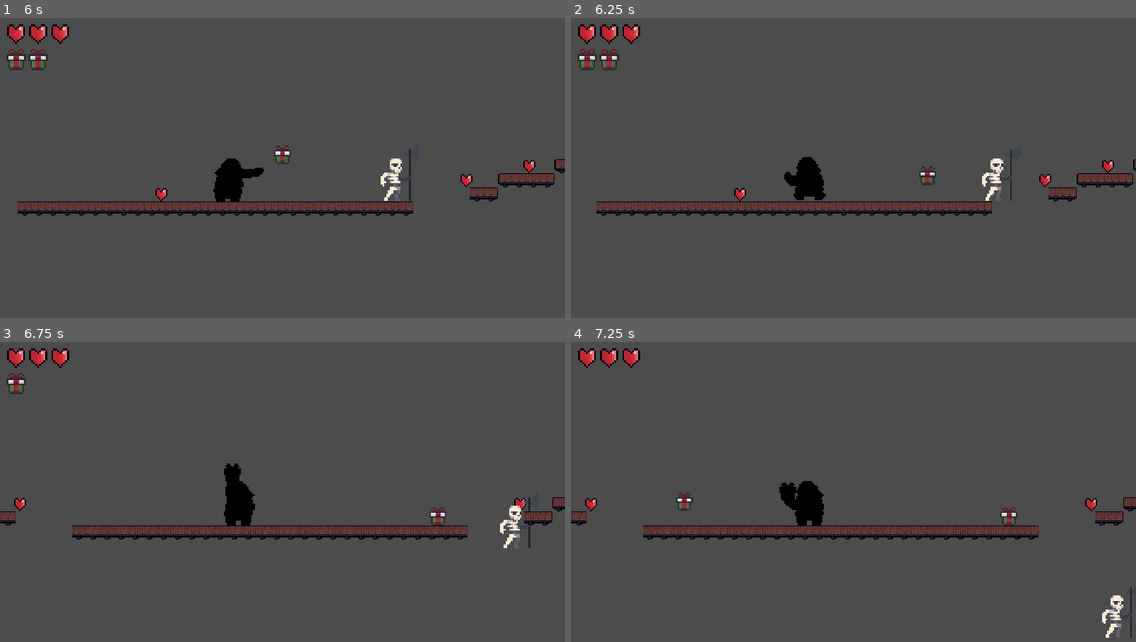
Above: before the commit, frames 1-4 (two rows, left to right).
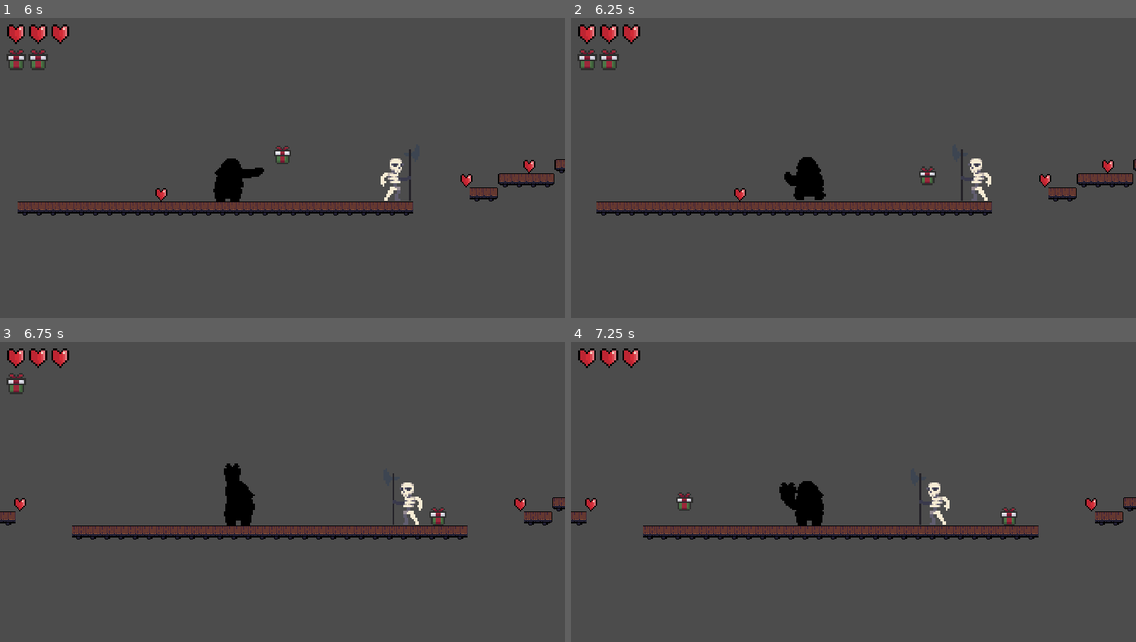
Above: after the commit, the same moments.

Repository: RedShadowFM10/Santa-Figther
Game: Godot game, scene res://Escenas/Main.tscn
Same seed, same stepped clock (60 frames per second), same inputs: the game is played once before the commit and once after it.
Inputs:
- Up to frame 1 (6 s): tap Enter (Enter) at 0.5, 2.85 s; hold N (N) 0.53-1.28 s; hold D (Derecha) 0.53-2.03 s; tap W (Arriba) at 0.77, 1.52, 3.02, 3.77, 4.52 s; tap V (V) at 0.8, 1.35, 2.3, 3.8 s; tap N (N) at 1.55, 3.05, 4.55, 5.85 s; hold A (Izquierda) 2.03-2.78 s; hold B (B) 2.03-2.78 s; hold D (Derecha) 2.78-4.28 s; hold N (N) 3.53-4.28 s; hold A (Izquierda) 4.28-5.03 s; tap Space (Space) at 4.35 s; hold D (Derecha) 5.03-5.78 s; hold V (V) 5.03-5.78 s; hold A (Izquierda) from 5.78 s (still down)
- Up to frame 2 (6.25 s): keep holding A (Izquierda); tap W (Arriba) at 6.02 s
- Up to frame 3 (6.75 s): keep holding A (Izquierda); hold V (V) from 6.53 s (still down)
- Up to frame 4 (7.25 s): keep holding A (Izquierda); keep holding V (V); tap W (Arriba) at 6.77 s

Frame 1 is identical in both runs. In frame 2, 0.6% of the frame differs, in the area x 69-78%, y 43-61%; in frame 3, 0.6%; in frame 4, 0.6%, in the area x 61-100%, y 43-99%.

Commit message:
Skeleton v3 deteccion de precipicios

Diff:
--- a/Bodies/Santa.tscn
+++ b/Bodies/Santa.tscn
@@ -23,23 +23,23 @@
 [ext_resource path="res://Sprites/Santa Claus/Gift 02/04.png" type="Texture" id=21]
 [ext_resource path="res://Sprites/Santa Claus/Gift 02/05.png" type="Texture" id=22]
 [ext_resource path="res://Sprites/Santa Claus/Gift 02/06.png" type="Texture" id=23]
-[ext_resource path="res://Sprites/Santa Claus/Super Attack/01.png" type="Texture" id=24]
-[ext_resource path="res://Sprites/Santa Claus/Super Attack/02.png" type="Texture" id=25]
-[ext_resource path="res://Sprites/Santa Claus/Super Attack/03.png" type="Texture" id=26]
-[ext_resource path="res://Sprites/Santa Claus/Super Attack/04.png" type="Texture" id=27]
-[ext_resource path="res://Sprites/Santa Claus/Super Attack/05.png" type="Texture" id=28]
-[ext_resource path="res://Sprites/Santa Claus/Super Attack/06.png" type="Texture" id=29]
-[ext_resource path="res://Sprites/Santa Claus/Super Attack/07.png" type="Texture" id=30]
-[ext_resource path="res://Sprites/Santa Claus/Super Attack/08.png" type="Texture" id=31]
-[ext_resource path="res://Sprites/Santa Claus/Kick/01.png" type="Texture" id=32]
-[ext_resource path="res://Sprites/Santa Claus/Kick/02.png" type="Texture" id=33]
-[ext_resource path="res://Sprites/Santa Claus/Kick/03.png" type="Texture" id=34]
-[ext_resource path="res://Sprites/Santa Claus/Kick/04.png" type="Texture" id=35]
-[ext_resource path="res://Sprites/Santa Claus/Kick/05.png" type="Texture" id=36]
-[ext_resource path="res://Sprites/Santa Claus/Kick/06.png" type="Texture" id=37]
-[ext_resource path="res://Sprites/Santa Claus/Kick/07.png" type="Texture" id=38]
-[ext_resource path="res://Sprites/Santa Claus/Kick/08.png" type="Texture" id=39]
-[ext_resource path="res://Sprites/Santa Claus/Kick/09.png" type="Texture" id=40]
+[ext_resource path="res://Sprites/Santa Claus/Kick/01.png" type="Texture" id=24]
+[ext_resource path="res://Sprites/Santa Claus/Kick/02.png" type="Texture" id=25]
+[ext_resource path="res://Sprites/Santa Claus/Kick/03.png" type="Texture" id=26]
+[ext_resource path="res://Sprites/Santa Claus/Kick/04.png" type="Texture" id=27]
+[ext_resource path="res://Sprites/Santa Claus/Kick/05.png" type="Texture" id=28]
+[ext_resource path="res://Sprites/Santa Claus/Kick/06.png" type="Texture" id=29]
+[ext_resource path="res://Sprites/Santa Claus/Kick/07.png" type="Texture" id=30]
+[ext_resource path="res://Sprites/Santa Claus/Kick/08.png" type="Texture" id=31]
+[ext_resource path="res://Sprites/Santa Claus/Kick/09.png" type="Texture" id=32]
+[ext_resource path="res://Sprites/Santa Claus/Super Attack/01.png" type="Texture" id=33]
+[ext_resource path="res://Sprites/Santa Claus/Super Attack/02.png" type="Texture" id=34]
+[ext_resource path="res://Sprites/Santa Claus/Super Attack/03.png" type="Texture" id=35]
+[ext_resource path="res://Sprites/Santa Claus/Super Attack/04.png" type="Texture" id=36]
+[ext_resource path="res://Sprites/Santa Claus/Super Attack/05.png" type="Texture" id=37]
+[ext_resource path="res://Sprites/Santa Claus/Super Attack/06.png" type="Texture" id=38]
+[ext_resource path="res://Sprites/Santa Claus/Super Attack/07.png" type="Texture" id=39]
+[ext_resource path="res://Sprites/Santa Claus/Super Attack/08.png" type="Texture" id=40]
 [ext_resource path="res://Sprites/Santa Claus/Gift 03/01.png" type="Texture" id=41]
 [ext_resource path="res://Sprites/Santa Claus/Gift 03/02.png" type="Texture" id=42]
 [ext_resource path="res://Sprites/Santa Claus/Gift 03/03.png" type="Texture" id=43]
@@ -50,18 +50,18 @@
 [ext_resource path="res://Sprites/Santa Claus/Punch 01/03.png" type="Texture" id=48]
 [ext_resource path="res://Sprites/Santa Claus/Punch 01/04.png" type="Texture" id=49]
 [ext_resource path="res://Sprites/Santa Claus/Punch 01/05.png" type="Texture" id=50]
-[ext_resource path="res://Sprites/Santa Claus/Punch 02/01.png" type="Texture" id=51]
-[ext_resource path="res://Sprites/Santa Claus/Punch 02/02.png" type="Texture" id=52]
-[ext_resource path="res://Sprites/Santa Claus/Punch 02/03.png" type="Texture" id=53]
-[ext_resource path="res://Sprites/Santa Claus/Punch 02/04.png" type="Texture" id=54]
-[ext_resource path="res://Sprites/Santa Claus/Punch 02/05.png" type="Texture" id=55]
-[ext_resource path="res://Sprites/Santa Claus/Jump/02.png" type="Texture" id=56]
-[ext_resource path="res://Sprites/Santa Claus/Jump/03.png" type="Texture" id=57]
-[ext_resource path="res://Sprites/Santa Claus/Dead/01.png" type="Texture" id=58]
-[ext_resource path="res://Sprites/Santa Claus/Dead/02.png" type="Texture" id=59]
-[ext_resource path="res://Sprites/Santa Claus/Dead/03.png" type="Texture" id=60]
-[ext_resource path="res://Sprites/Santa Claus/Dead/04.png" type="Texture" id=61]
-[ext_resource path="res://Sprites/Santa Claus/Dead/05.png" type="Texture" id=62]
+[ext_resource path="res://Sprites/Santa Claus/Jump/03.png" type="Texture" id=51]
+[ext_resource path="res://Sprites/Santa Claus/Jump/02.png" type="Texture" id=52]
+[ext_resource path="res://Sprites/Santa Claus/Dead/01.png" type="Texture" id=53]
+[ext_resource path="res://Sprites/Santa Claus/Dead/02.png" type="Texture" id=54]
+[ext_resource path="res://Sprites/Santa Claus/Dead/03.png" type="Texture" id=55]
+[ext_resource path="res://Sprites/Santa Claus/Dead/04.png" type="Texture" id=56]
+[ext_resource path="res://Sprites/Santa Claus/Dead/05.png" type="Texture" id=57]
+[ext_resource path="res://Sprites/Santa Claus/Punch 02/01.png" type="Texture" id=58]
+[ext_resource path="res://Sprites/Santa Claus/Punch 02/02.png" type="Texture" id=59]
+[ext_resource path="res://Sprites/Santa Claus/Punch 02/03.png" type="Texture" id=60]
+[ext_resource path="res://Sprites/Santa Claus/Punch 02/04.png" type="Texture" id=61]
+[ext_resource path="res://Sprites/Santa Claus/Punch 02/05.png" type="Texture" id=62]
 
 [sub_resource type="SpriteFrames" id=1]
 animations = [ {
@@ -80,16 +80,16 @@
 "name": "Gift 01",
 "speed": 8.0
 }, {
-"frames": [ ExtResource( 24 ), ExtResource( 25 ), ExtResource( 26 ), ExtResource( 27 ), ExtResource( 28 ), ExtResource( 29 ), ExtResource( 30 ), ExtResource( 31 ) ],
+"frames": [ ExtResource( 24 ), ExtResource( 25 ), ExtResource( 26 ), ExtResource( 27 ), ExtResource( 28 ), ExtResource( 29 ), ExtResource( 30 ), ExtResource( 31 ), ExtResource( 32 ) ],
+"loop": false,
+"name": "Kick",
+"speed": 13.0
+}, {
+"frames": [ ExtResource( 33 ), ExtResource( 34 ), ExtResource( 35 ), ExtResource( 36 ), ExtResource( 37 ), ExtResource( 38 ), ExtResource( 39 ), ExtResource( 40 ) ],
 "loop": false,
 "name": "Super Attack",
 "speed": 9.0
 }, {
-"frames": [ ExtResource( 32 ), ExtResource( 33 ), ExtResource( 34 ), ExtResource( 35 ), ExtResource( 36 ), ExtResource( 37 ), ExtResource( 38 ), ExtResource( 39 ), ExtResource( 40 ) ],
-"loop": false,
-"name": "Kick",
-"speed": 13.0
-}, {
 "frames": [ ExtResource( 41 ), ExtResource( 42 ), ExtResource( 43 ), ExtResource( 44 ), ExtResource( 45 ) ],
 "loop": false,
 "name": "Gift 02",
@@ -100,25 +100,25 @@
 "name": "Punch 01",
 "speed": 16.0
 }, {
-"frames": [ ExtResource( 51 ), ExtResource( 52 ), ExtResource( 53 ), ExtResource( 54 ), ExtResource( 55 ) ],
+"frames": [ ExtResource( 51 ) ],
+"loop": false,
+"name": "Jump 01",
+"speed": 1.0
+}, {
+"frames": [ ExtResource( 52 ), ExtResource( 51 ) ],
+"loop": false,
+"name": "Jump 02",
+"speed": 3.0
+}, {
+"frames": [ ExtResource( 53 ), ExtResource( 54 ), ExtResource( 55 ), ExtResource( 56 ), ExtResource( 57 ) ],
+"loop": false,
+"name": "Dead",
+"speed": 7.0
+}, {
+"frames": [ ExtResource( 58 ), ExtResource( 59 ), ExtResource( 60 ), ExtResource( 61 ), ExtResource( 62 ) ],
 "loop": false,
 "name": "Punch 02",
 "speed": 16.0
-}, {
-"frames": [ ExtResource( 56 ), ExtResource( 57 ) ],
-"loop": false,
-"name": "Jump 02",
-"speed": 3.0
-}, {
-"frames": [ ExtResource( 58 ), ExtResource( 59 ), ExtResource( 60 ), ExtResource( 61 ), ExtResource( 62 ) ],
-"loop": false,
-"name": "Dead",
-"speed": 7.0
-}, {
-"frames": [ ExtResource( 57 ) ],
-"loop": false,
-"name": "Jump 01",
-"speed": 1.0
 } ]
 
 [sub_resource type="RectangleShape2D" id=2]
@@ -145,8 +145,10 @@
 [node name="Santa" type="KinematicBody2D" groups=[
 "Player",
 ]]
+editor/display_folded = true
 z_index = 4
 z_as_relative = false
+collision_layer = 2
 collision_mask = 0
 script = ExtResource( 1 )
 Sprite_Vidas = ExtResource( 2 )
--- a/Bodies/Skeleton.tscn
+++ b/Bodies/Skeleton.tscn
@@ -14,62 +14,62 @@
 [ext_resource path="res://Sprites/Skeleton/Move/11.png" type="Texture" id=12]
 [ext_resource path="res://Sprites/Skeleton/Move/12.png" type="Texture" id=13]
 [ext_resource path="res://Sprites/Skeleton/Move/13.png" type="Texture" id=14]
-[ext_resource path="res://Sprites/Skeleton/Attack/01.png" type="Texture" id=15]
-[ext_resource path="res://Sprites/Skeleton/Attack/02.png" type="Texture" id=16]
-[ext_resource path="res://Sprites/Skeleton/Attack/03.png" type="Texture" id=17]
-[ext_resource path="res://Sprites/Skeleton/Attack/04.png" type="Texture" id=18]
-[ext_resource path="res://Sprites/Skeleton/Attack/05.png" type="Texture" id=19]
-[ext_resource path="res://Sprites/Skeleton/Attack/06.png" type="Texture" id=20]
-[ext_resource path="res://Sprites/Skeleton/Attack/07.png" type="Texture" id=21]
-[ext_resource path="res://Sprites/Skeleton/Attack/08.png" type="Texture" id=22]
-[ext_resource path="res://Sprites/Skeleton/Attack/09.png" type="Texture" id=23]
-[ext_resource path="res://Sprites/Skeleton/Attack/10.png" type="Texture" id=24]
-[ext_resource path="res://Sprites/Skeleton/Attack/11.png" type="Texture" id=25]
-[ext_resource path="res://Sprites/Skeleton/Attack/12.png" type="Texture" id=26]
-[ext_resource path="res://Sprites/Skeleton/Attack/13.png" type="Texture" id=27]
-[ext_resource path="res://Sprites/Skeleton/Attack/14.png" type="Texture" id=28]
-[ext_resource path="res://Sprites/Skeleton/Attack/15.png" type="Texture" id=29]
-[ext_resource path="res://Sprites/Skeleton/Attack/16.png" type="Texture" id=30]
-[ext_resource path="res://Sprites/Skeleton/Attack/17.png" type="Texture" id=31]
-[ext_resource path="res://Sprites/Skeleton/Attack/18.png" type="Texture" id=32]
-[ext_resource path="res://Sprites/Skeleton/React/01.png" type="Texture" id=33]
-[ext_resource path="res://Sprites/Skeleton/React/02.png" type="Texture" id=34]
-[ext_resource path="res://Sprites/Skeleton/React/03.png" type="Texture" id=35]
-[ext_resource path="res://Sprites/Skeleton/React/04.png" type="Texture" id=36]
-[ext_resource path="res://Sprites/Skeleton/Hit/01.png" type="Texture" id=37]
-[ext_resource path="res://Sprites/Skeleton/Hit/02.png" type="Texture" id=38]
-[ext_resource path="res://Sprites/Skeleton/Hit/03.png" type="Texture" id=39]
-[ext_resource path="res://Sprites/Skeleton/Hit/04.png" type="Texture" id=40]
-[ext_resource path="res://Sprites/Skeleton/Hit/05.png" type="Texture" id=41]
-[ext_resource path="res://Sprites/Skeleton/Hit/06.png" type="Texture" id=42]
-[ext_resource path="res://Sprites/Skeleton/Hit/07.png" type="Texture" id=43]
-[ext_resource path="res://Sprites/Skeleton/Hit/08.png" type="Texture" id=44]
-[ext_resource path="res://Sprites/Skeleton/Dead/13.png" type="Texture" id=45]
-[ext_resource path="res://Sprites/Skeleton/Dead/12.png" type="Texture" id=46]
-[ext_resource path="res://Sprites/Skeleton/Dead/11.png" type="Texture" id=47]
-[ext_resource path="res://Sprites/Skeleton/Dead/10.png" type="Texture" id=48]
-[ext_resource path="res://Sprites/Skeleton/Dead/09.png" type="Texture" id=49]
-[ext_resource path="res://Sprites/Skeleton/Dead/08.png" type="Texture" id=50]
-[ext_resource path="res://Sprites/Skeleton/Dead/07.png" type="Texture" id=51]
-[ext_resource path="res://Sprites/Skeleton/Dead/06.png" type="Texture" id=52]
-[ext_resource path="res://Sprites/Skeleton/Dead/05.png" type="Texture" id=53]
-[ext_resource path="res://Sprites/Skeleton/Dead/04.png" type="Texture" id=54]
-[ext_resource path="res://Sprites/Skeleton/Dead/03.png" type="Texture" id=55]
-[ext_resource path="res://Sprites/Skeleton/Idle/01.png" type="Texture" id=56]
-[ext_resource path="res://Sprites/Skeleton/Hit Dead/01.png" type="Texture" id=57]
-[ext_resource path="res://Sprites/Skeleton/Hit Dead/02.png" type="Texture" id=58]
-[ext_resource path="res://Sprites/Skeleton/Idle/02.png" type="Texture" id=59]
-[ext_resource path="res://Sprites/Skeleton/Idle/03.png" type="Texture" id=60]
-[ext_resource path="res://Sprites/Skeleton/Idle/04.png" type="Texture" id=61]
-[ext_resource path="res://Sprites/Skeleton/Idle/05.png" type="Texture" id=62]
-[ext_resource path="res://Sprites/Skeleton/Idle/06.png" type="Texture" id=63]
-[ext_resource path="res://Sprites/Skeleton/Idle/07.png" type="Texture" id=64]
-[ext_resource path="res://Sprites/Skeleton/Idle/08.png" type="Texture" id=65]
-[ext_resource path="res://Sprites/Skeleton/Idle/09.png" type="Texture" id=66]
-[ext_resource path="res://Sprites/Skeleton/Idle/10.png" type="Texture" id=67]
-[ext_resource path="res://Sprites/Skeleton/Idle/11.png" type="Texture" id=68]
-[ext_resource path="res://Sprites/Skeleton/Dead/01.png" type="Texture" id=69]
-[ext_resource path="res://Sprites/Skeleton/Dead/02.png" type="Texture" id=70]
+[ext_resource path="res://Sprites/Skeleton/Idle/01.png" type="Texture" id=15]
+[ext_resource path="res://Sprites/Skeleton/Idle/02.png" type="Texture" id=16]
+[ext_resource path="res://Sprites/Skeleton/Idle/03.png" type="Texture" id=17]
+[ext_resource path="res://Sprites/Skeleton/Idle/04.png" type="Texture" id=18]
+[ext_resource path="res://Sprites/Skeleton/Idle/05.png" type="Texture" id=19]
+[ext_resource path="res://Sprites/Skeleton/Idle/06.png" type="Texture" id=20]
+[ext_resource path="res://Sprites/Skeleton/Idle/07.png" type="Texture" id=21]
+[ext_resource path="res://Sprites/Skeleton/Idle/08.png" type="Texture" id=22]
+[ext_resource path="res://Sprites/Skeleton/Idle/09.png" type="Texture" id=23]
+[ext_resource path="res://Sprites/Skeleton/Idle/10.png" type="Texture" id=24]
+[ext_resource path="res://Sprites/Skeleton/Idle/11.png" type="Texture" id=25]
+[ext_resource path="res://Sprites/Skeleton/Attack/01.png" type="Texture" id=26]
+[ext_resource path="res://Sprites/Skeleton/Attack/02.png" type="Texture" id=27]
+[ext_resource path="res://Sprites/Skeleton/Attack/03.png" type="Texture" id=28]
+[ext_resource path="res://Sprites/Skeleton/Attack/04.png" type="Texture" id=29]
+[ext_resource path="res://Sprites/Skeleton/Attack/05.png" type="Texture" id=30]
+[ext_resource path="res://Sprites/Skeleton/Attack/06.png" type="Texture" id=31]
+[ext_resource path="res://Sprites/Skeleton/Attack/07.png" type="Texture" id=32]
+[ext_resource path="res://Sprites/Skeleton/Attack/08.png" type="Texture" id=33]
+[ext_resource path="res://Sprites/Skeleton/Attack/09.png" type="Texture" id=34]
+[ext_resource path="res://Sprites/Skeleton/Attack/10.png" type="Texture" id=35]
+[ext_resource path="res://Sprites/Skeleton/Attack/11.png" type="Texture" id=36]
+[ext_resource path="res://Sprites/Skeleton/Attack/12.png" type="Texture" id=37]
+[ext_resource path="res://Sprites/Skeleton/Attack/13.png" type="Texture" id=38]
+[ext_resource path="res://Sprites/Skeleton/Attack/14.png" type="Texture" id=39]
+[ext_resource path="res://Sprites/Skeleton/Attack/15.png" type="Texture" id=40]
+[ext_resource path="res://Sprites/Skeleton/Attack/16.png" type="Texture" id=41]
+[ext_resource path="res://Sprites/Skeleton/Attack/17.png" type="Texture" id=42]
+[ext_resource path="res://Sprites/Skeleton/Attack/18.png" type="Texture" id=43]
+[ext_resource path="res://Sprites/Skeleton/Dead/01.png" type="Texture" id=44]
+[ext_resource path="res://Sprites/Skeleton/Dead/02.png" type="Texture" id=45]
+[ext_resource path="res://Sprites/Skeleton/Dead/03.png" type="Texture" id=46]
+[ext_resource path="res://Sprites/Skeleton/Dead/04.png" type="Texture" id=47]
+[ext_resource path="res://Sprites/Skeleton/Dead/05.png" type="Texture" id=48]
+[ext_resource path="res://Sprites/Skeleton/Dead/06.png" type="Texture" id=49]
+[ext_resource path="res://Sprites/Skeleton/Dead/07.png" type="Texture" id=50]
+[ext_resource path="res://Sprites/Skeleton/Dead/08.png" type="Texture" id=51]
+[ext_resource path="res://Sprites/Skeleton/Dead/09.png" type="Texture" id=52]
+[ext_resource path="res://Sprites/Skeleton/Dead/10.png" type="Texture" id=53]
+[ext_resource path="res://Sprites/Skeleton/Dead/11.png" type="Texture" id=54]
+[ext_resource path="res://Sprites/Skeleton/Dead/12.png" type="Texture" id=55]
+[ext_resource path="res://Sprites/Skeleton/Dead/13.png" type="Texture" id=56]
+[ext_resource path="res://Sprites/Skeleton/React/01.png" type="Texture" id=57]
+[ext_resource path="res://Sprites/Skeleton/React/02.png" type="Texture" id=58]
+[ext_resource path="res://Sprites/Skeleton/React/03.png" type="Texture" id=59]
+[ext_resource path="res://Sprites/Skeleton/React/04.png" type="Texture" id=60]
+[ext_resource path="res://Sprites/Skeleton/Hit/01.png" type="Texture" id=61]
+[ext_resource path="res://Sprites/Skeleton/Hit/02.png" type="Texture" id=62]
+[ext_resource path="res://Sprites/Skeleton/Hit/03.png" type="Texture" id=63]
+[ext_resource path="res://Sprites/Skeleton/Hit/04.png" type="Texture" id=64]
+[ext_resource path="res://Sprites/Skeleton/Hit/05.png" type="Texture" id=65]
+[ext_resource path="res://Sprites/Skeleton/Hit/06.png" type="Texture" id=66]
+[ext_resource path="res://Sprites/Skeleton/Hit/07.png" type="Texture" id=67]
+[ext_resource path="res://Sprites/Skeleton/Hit/08.png" type="Texture" id=68]
+[ext_resource path="res://Sprites/Skeleton/Hit Dead/01.png" type="Texture" id=69]
+[ext_resource path="res://Sprites/Skeleton/Hit Dead/02.png" type="Texture" id=70]
 
 [sub_resource type="SpriteFrames" id=1]
 animations = [ {
@@ -78,45 +78,45 @@
 "name": "Move",
 "speed": 16.0
 }, {
-"frames": [ ExtResource( 15 ), ExtResource( 16 ), ExtResourc …(119 unchanged characters)…  ), ExtResource( 24 ), ExtResource( 25 ), ExtResource( 26 ), ExtResource( 27 ), ExtResource( 28 ), ExtResource( 29 ), ExtResource( 30 ), ExtResource( 31 ), ExtResource( 32 ) ],
+"frames": [ ExtResource( 15 ), ExtResource( 16 ), ExtResourc …(119 unchanged characters)…  ), ExtResource( 24 ), ExtResource( 25 ) ],
+"loop": true,
+"name": "Idle",
+"speed": 8.0
+}, {
+"frames": [ ExtResource( 26 ), ExtResource( 27 ), ExtResource( 28 ), ExtResource( 29 ), ExtResource( 30 ), ExtResource( 31 ), ExtResource( 32 ), ExtResource( 33 ), ExtResource( 34 ), ExtResource( 35 ), ExtResource( 36 ), ExtResource( 37 ), ExtResource( 38 ), ExtResource( 39 ), ExtResource( 40 ), ExtResource( 41 ), ExtResource( 42 ), ExtResource( 43 ) ],
 "loop": false,
 "name": "Attack",
 "speed": 17.0
 }, {
-"frames": [ ExtResource( 33 ), ExtResource( 34 ), ExtResource( 35 ), ExtResource( 36 ) ],
+"frames": [ ExtResource( 44 ), ExtResource( 45 ), ExtResource( 46 ), ExtResource( 47 ), ExtResource( 48 ), ExtResource( 49 ), ExtResource( 50 ), ExtResource( 51 ), ExtResource( 52 ), ExtResource( 53 ), ExtResource( 54 ), ExtResource( 55 ), ExtResource( 56 ) ],
+"loop": false,
+"name": "Dead",
+"speed": 8.0
+}, {
+"frames": [ ExtResource( 57 ), ExtResource( 58 ), ExtResource( 59 ), ExtResource( 60 ) ],
 "loop": false,
 "name": "React",
 "speed": 5.0
 }, {
-"frames": [ ExtResource( 37 ), ExtResource( 38 ), ExtResource( 39 ), ExtResource( 40 ), ExtResource( 41 ), ExtResource( 42 ), ExtResource( 43 ), ExtResource( 44 ) ],
+"frames": [ ExtResource( 61 ), ExtResource( 62 ), ExtResource( 63 ), ExtResource( 64 ), ExtResource( 65 ), ExtResource( 66 ), ExtResource( 67 ), ExtResource( 68 ) ],
 "loop": false,
 "name": "Hit",
 "speed": 6.0
 }, {
-"frames": [ ExtResource( 45 ), ExtResource( 46 ), ExtResource( 47 ), ExtResource( 48 ), ExtResource( 49 ), ExtResource( 50 ), ExtResource( 51 ), ExtResource( 52 ), ExtResource( 53 ), ExtResource( 54 ), ExtResource( 55 ), ExtResource( 35 ) ],
+"frames": [ ExtResource( 56 ), ExtResource( 55 ), ExtResource( 54 ), ExtResource( 53 ), ExtResource( 52 ), ExtResource( 51 ), ExtResource( 50 ), ExtResource( 49 ), ExtResource( 48 ), ExtResource( 47 ), ExtResource( 46 ), ExtResource( 59 ) ],
 "loop": false,
 "name": "Revive",
 "speed": 10.0
 }, {
-"frames": [ ExtResource( 56 ) ],
+"frames": [ ExtResource( 15 ) ],
 "loop": false,
 "name": "Fall",
 "speed": 1.0
 }, {
-"frames": [ ExtResource( 57 ), ExtResource( 58 ) ],
+"frames": [ ExtResource( 69 ), ExtResource( 70 ) ],
 "loop": false,
 "name": "Hit Dead",
 "speed": 3.0
-}, {
-"frames": [ ExtResource( 56 ), ExtResource( 59 ), ExtResource( 60 ), ExtResource( 61 ), ExtResource( 62 ), ExtResource( 63 ), ExtResource( 64 ), ExtResource( 65 ), ExtResource( 66 ), ExtResource( 67 ), ExtResource( 68 ) ],
-"loop": true,
-"name": "Idle",
-"speed": 8.0
-}, {
-"frames": [ ExtResource( 69 ), ExtResource( 70 ), ExtResource( 55 ), ExtResource( 54 ), ExtResource( 53 ), ExtResource( 52 ), ExtResource( 51 ), ExtResource( 50 ), ExtResource( 49 ), ExtResource( 48 ), ExtResource( 47 ), ExtResource( 46 ), ExtResource( 45 ) ],
-"loop": false,
-"name": "Dead",
-"speed": 8.0
 } ]
 
 [sub_resource type="RectangleShape2D" id=2]
@@ -125,6 +125,7 @@
 [node name="Skeleton" type="KinematicBody2D"]
 z_index = 6
 z_as_relative = false
+collision_layer = 4
 collision_mask = 0
 script = ExtResource( 1 )
 
@@ -146,3 +147,8 @@
 [node name="CollisionShape2D" type="CollisionShape2D" parent="."]
 position = Vector2( -18.091, 28.057 )
 shape = SubResource( 2 )
+
+[node name="RayCastSuelo" type="RayCast2D" parent="."]
+position = Vector2( -0.05, 76.153 )
+enabled = true
+cast_to = Vector2( 0, 35 )
--- a/Escenas/Main.tscn
+++ b/Escenas/Main.tscn
@@ -25,13 +25,15 @@
 [node name="Nivel 01" type="Node2D" parent="."]
 pause_mode = 1
 
-[node name="TileMap" type="TileMap" parent="Nivel 01"]
+[node name="TileMap" type="TileMap" parent="Nivel 01" groups=[
+"Suelo",
+]]
 scale = Vector2( 2, 2 )
 z_index = 10
 z_as_relative = false
 tile_set = ExtResource( 3 )
 cell_size = Vector2( 32, 16 )
-collision_layer = 0
+collision_mask = 14
 format = 1
 tile_data = PoolIntArray( 2621439, 2, 0, 2555932, 0, 0, 2686975, 2, 0, 2621468, 0, 0, 2752511, 2, 0, 2687004, 0, 0, 281 …(387 unchanged characters)…
 
--- a/Items/Gift.tscn
+++ b/Items/Gift.tscn
@@ -25,6 +25,7 @@
 position = Vector2( 0, -0.880264 )
 z_index = 2
 z_as_relative = false
+collision_layer = 8
 collision_mask = 0
 script = ExtResource( 1 )
 
--- a/Items/HP.tscn
+++ b/Items/HP.tscn
@@ -13,6 +13,7 @@
 editor/display_folded = true
 z_index = 2
 z_as_relative = false
+collision_layer = 8
 collision_mask = 0
 script = ExtResource( 1 )
 
--- a/Scripts/Skeleton.gd
+++ b/Scripts/Skeleton.gd
@@ -3,7 +3,6 @@
 var move = Vector2()
 var gravedad = 600
 
-var dimension
 var ajustar = true # Para que ajuste una vez el offset, flip_h, etc
 
 # Estados
@@ -29,16 +28,17 @@
 				else:
 					Ajustar_Izquierda()
 
+
+			if(!$RayCastSuelo.is_colliding()):
+				if(direccion):
+					Ajustar_Izquierda()
+				else:
+					Ajustar_Derecha()
+
 			if(direccion):
 				move.x = 200
 			else:
 				move.x = -200
-#
-#			dimension = transform
-#			dimension[2].x += 55 / 2
-#
-#			if(!test_move(dimension, Vector2(0, 1))):
-#				direccion = false
 
 	move_and_slide(move, Vector2(0, -1))
 
@@ -48,6 +48,7 @@
 		$AnimatedSprite.flip_h = false
 		$AnimatedSprite.offset.x = 0
 		$CollisionShape2D.position = Vector2(-18.091, 28.057)
+		$RayCastSuelo.position = Vector2(-0.05, 76.153)
 		ajustar = true
 
 func Ajustar_Izquierda():
@@ -56,4 +57,5 @@
 		$AnimatedSprite.flip_h = true
 		$AnimatedSprite.offset.x = -8
 		$CollisionShape2D.position = Vector2(-10.08, 28.057)
+		$RayCastSuelo.position = Vector2(-28.084, 76.153)
 		ajustar = false
